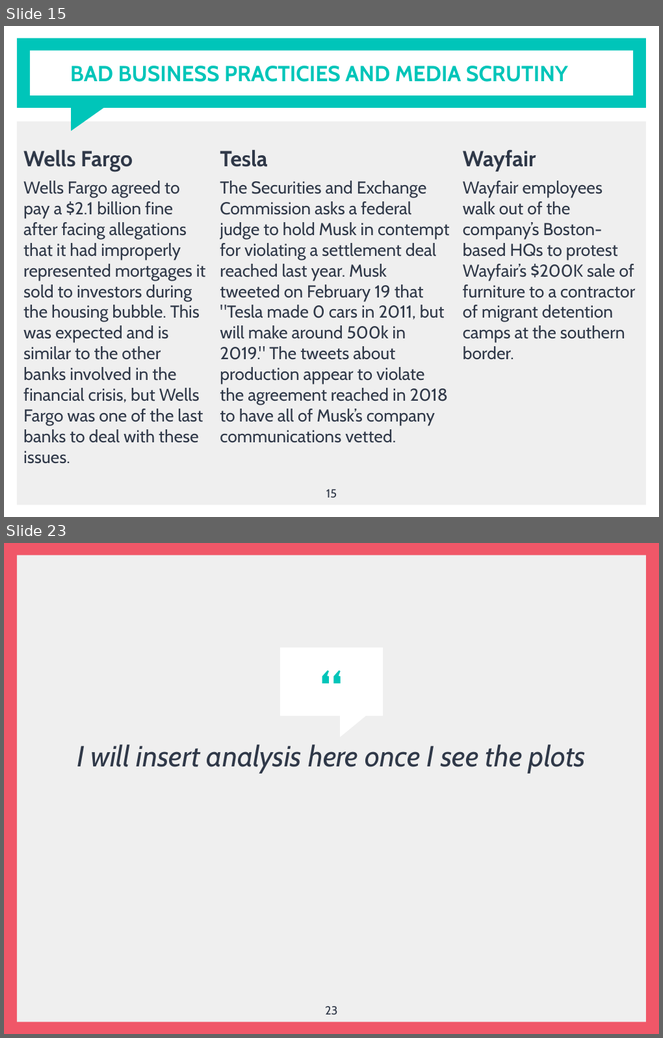
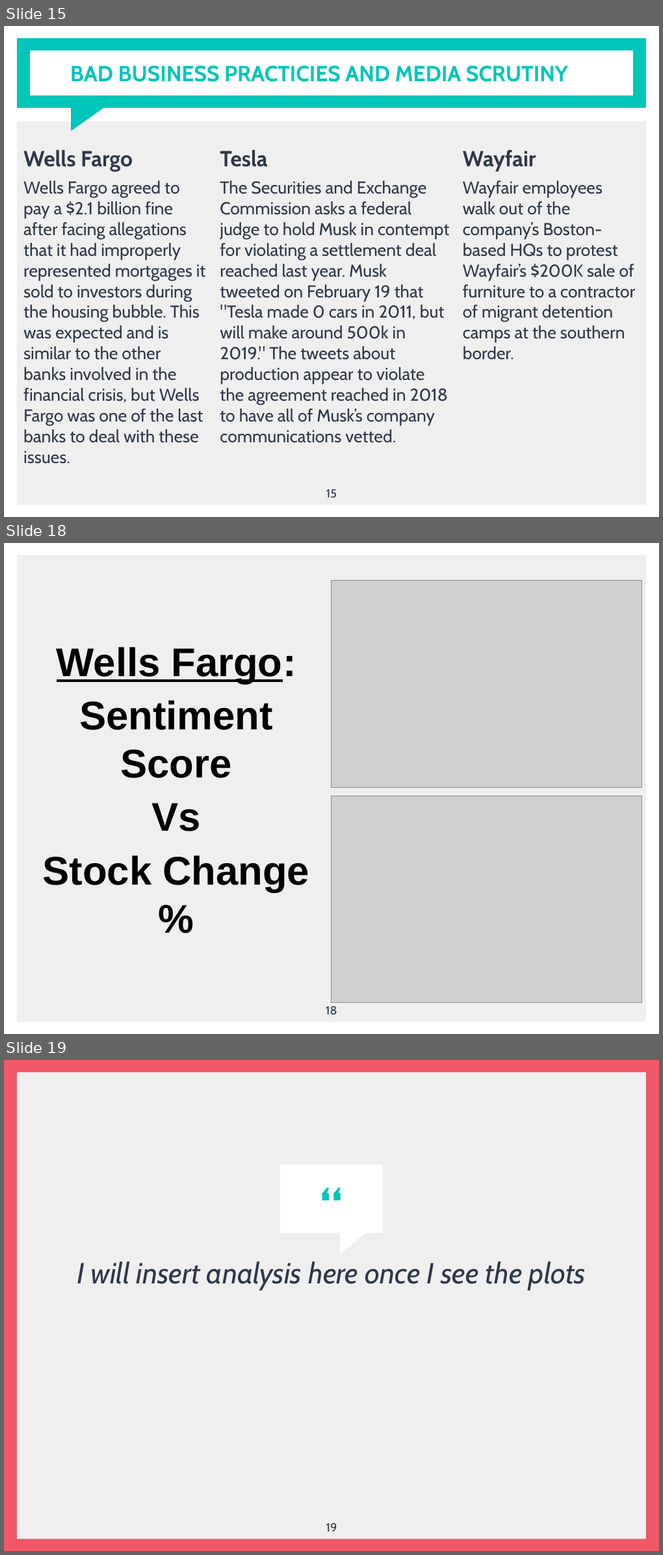
Before and after one commit to jsialcalde/news_project, a slide deck: News Project Presentation.pptx. Shown one above the other, each under a label of ours: slides 15 and 23 before the commit, slides 15, 18 and 19 after it; the slides between them are not shown. The pictures are 663x1038 and 663x1555 pixels, drawn with LibreOffice and Linux fonts; fonts in the diff are those of the drawing; grey boxes stand for pictures. Boxes give left, top, right and bottom in pixels: in the first picture for what was removed or moved away, otherwise in the second. Text is boxed around its words. In the diff, an @@ line names an element or a change of style, - is before the commit and + after.

```diff
--- a/News Project Presentation.pptx
+++ b/News Project Presentation.pptx
@@ slide 18 added at box(4, 543, 659, 1034), background #FFFFFF; not listed: 1 template element that a slide beside it also shows @@
@@ picture added at box(332, 580, 642, 787) @@
@@ text added at box(43, 647, 310, 892), 44 pt, text #000000, bold @@
+Wells Fargo:
+Sentiment Score
+Vs
+Stock Change %
@@ picture added at box(332, 796, 642, 1003) @@
@@ page number added at box(326, 1006, 337, 1015), 13 pt, text #2F3848 @@
+18
@@ what was slide 23 is now slide 19 @@
@@ page number at box(326, 1523, 337, 1532): text changed @@
-23
+19
```
Also in this commit, not shown: 2 other slides added, 7 slides removed.
